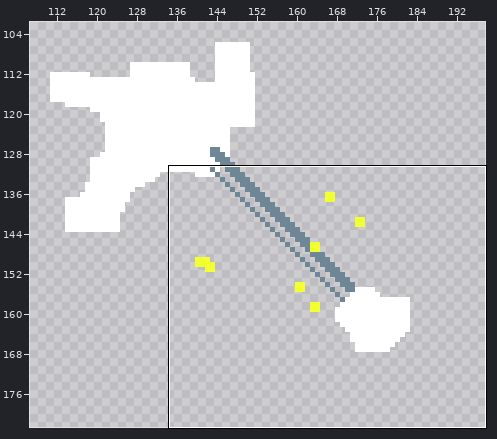
Pixel-art file: characters/robo/sprites/air_kick.ase. Above: a wide view before the commit, with the close-up outlined.
Close-up. Old version:
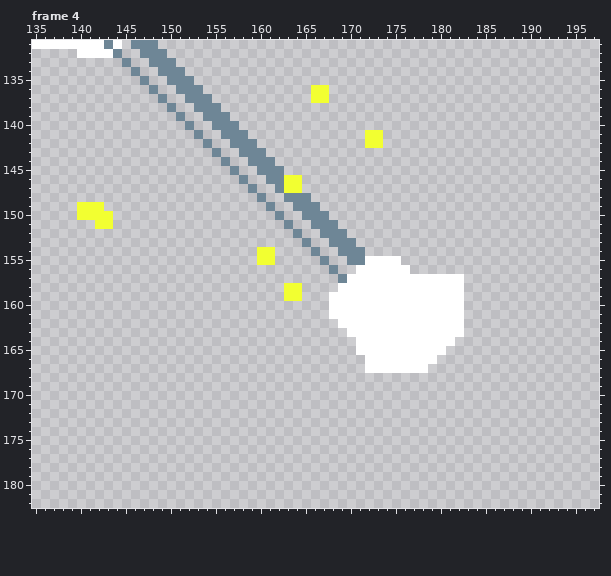
256x256 pixels, 6 frames. Shown: frame 4: x 135..197, y 131..182. The wide view leaves out empty margins. The commit also changed other frames or places, which this record leaves out.
And afterwards:
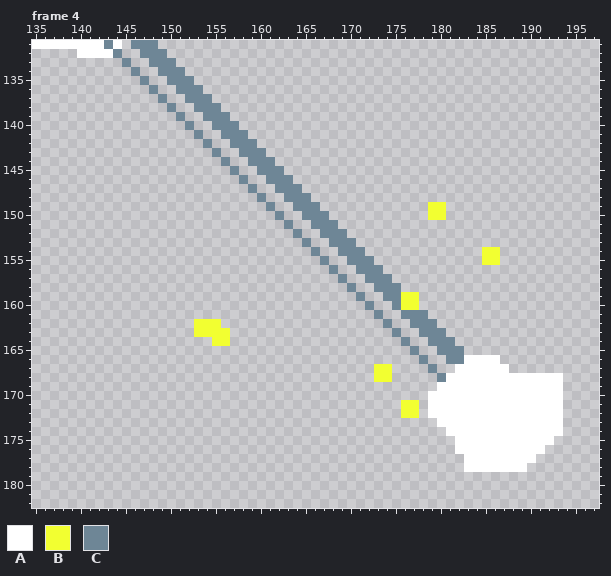
Palette (. is transparent): A #ffffff  B #f2ff31  C #6e8696
What changed:
layer "Layer 1" removed
Frame 4:
y 136..137: x 166..167 BB -> ..
y 141..142: x 172..173 BB -> ..
y 146: x 163..164 BB -> C.
y 147: x 163..164 BB -> CC
y 149: x 140..142 BBB -> ...; x 179..180 .. -> BB
y 150: x 140..143 BBBB -> ....; x 179..180 .. -> BB
y 151: x 142..143 BB -> ..
y 154: x 160..161 BB -> ..; x 185..186 .. -> BB
y 155: x 160..161 BB -> ..; x 172..175 AAAA -> C...; x 185..186 .. -> BB
y 156: x 171..176 AAAAAA -> CCC...
y 157: x 170..182 AAAAAAAAAAAAA -> ..CCC........
y 158: x 163..164 BB -> ..; x 169..182 AAAAAAAAAAAAAA -> .C..CCC.......
y 159: x 163..164 BB -> ..; x 168..182 AAAAAAAAAAAAAAA -> ...C..CCBB.....
y 160: x 168..182 AAAAAAAAAAAAAAA -> ....C..CBB.....
y 161: x 168..182 AAAAAAAAAAAAAAA -> .....C..CCC....
y 162: x 153..155 ... -> BBB; x 169..182 AAAAAAAAAAAAAA -> .....C..CCC...
y 163: x 153..156 .... -> BBBB; x 170..182 AAAAAAAAAAAAA -> .....C..CCC..
y 164: x 155..156 .. -> BB; x 171..181 AAAAAAAAAAA -> .....C..CCC
y 165: x 171..182 AAAAAAAAAA.. -> ......C..CCC
y 166: x 172..179 AAAAAAAA -> ......C.; x 181..186 ...... -> CCAAAA
y 167: x 172..179 AAAAAAA. -> .BB....C; x 182..187 ...... -> AAAAAA
y 168: x 173..174 .. -> BB; x 180..193 .............. -> CAAAAAAAAAAAAA
y 169: x 180..193 .............. -> AAAAAAAAAAAAAA
y 170: x 179..193 ............... -> AAAAAAAAAAAAAAA
y 171..172: x 176..177 .. -> BB; x 179..193 ............... -> AAAAAAAAAAAAAAA
y 173: x 180..193 .............. -> AAAAAAAAAAAAAA
y 174: x 181..193 ............. -> AAAAAAAAAAAAA
y 175: x 182..192 ........... -> AAAAAAAAAAA
y 176: x 182..191 .......... -> AAAAAAAAAA
y 177: x 183..190 ........ -> AAAAAAAA
y 178: x 183..189 ....... -> AAAAAAA
